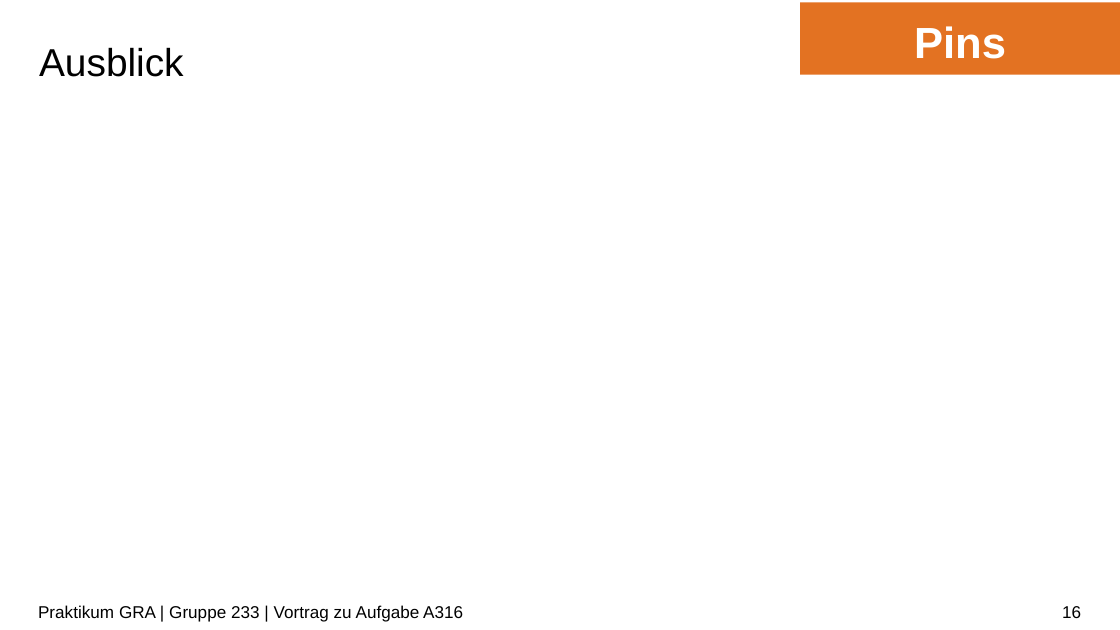
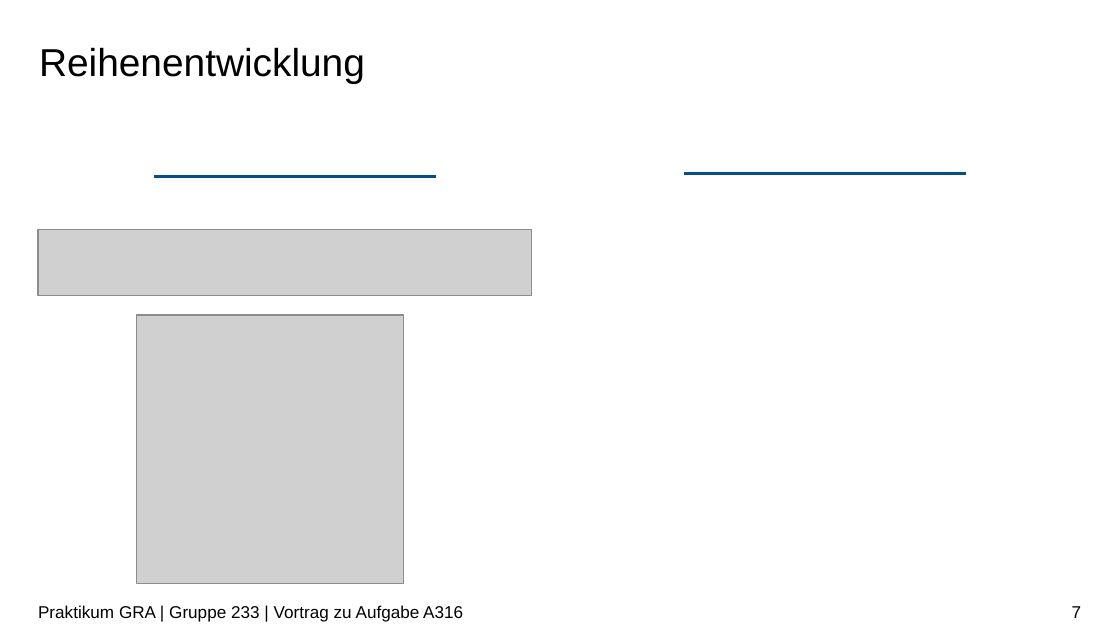
Before and after one commit to ludwiggr/ArSinH, a slide deck: slide 7 of Vortrag/Vortrag.pptx (slide 16 before the commit). Drawn at 1120x630 pixels with LibreOffice and Linux fonts; fonts in the diff are those of the drawing; grey boxes stand for pictures; background and template pictures are left out. Boxes give left, top, right and bottom in pixels: in the first picture for what was removed or moved away, otherwise in the second. Text is boxed around its words. In the diff, an @@ line names an element or a change of style, - is before the commit and + after.

```diff
--- a/Vortrag/Vortrag.pptx
+++ b/Vortrag/Vortrag.pptx
@@ rectangle removed at [800,2,1120,74] @@
-Pins
@@ title at [39,47,365,84]: text changed @@
-Ausblick
+Reihenentwicklung
@@ line added from (153, 176) to (437, 176), #005090 2 pt @@
@@ line added from (684, 174) to (967, 174), #005090 2 pt @@
@@ picture added at [38,230,531,297] @@
@@ picture added at [137,315,403,584] @@
@@ page number at [1072,606,1082,618]: text changed @@
-16
+7
```
Also in this commit, not shown: 16 other slides changed, 4 slides added, 7 slides removed, 1 other file.
